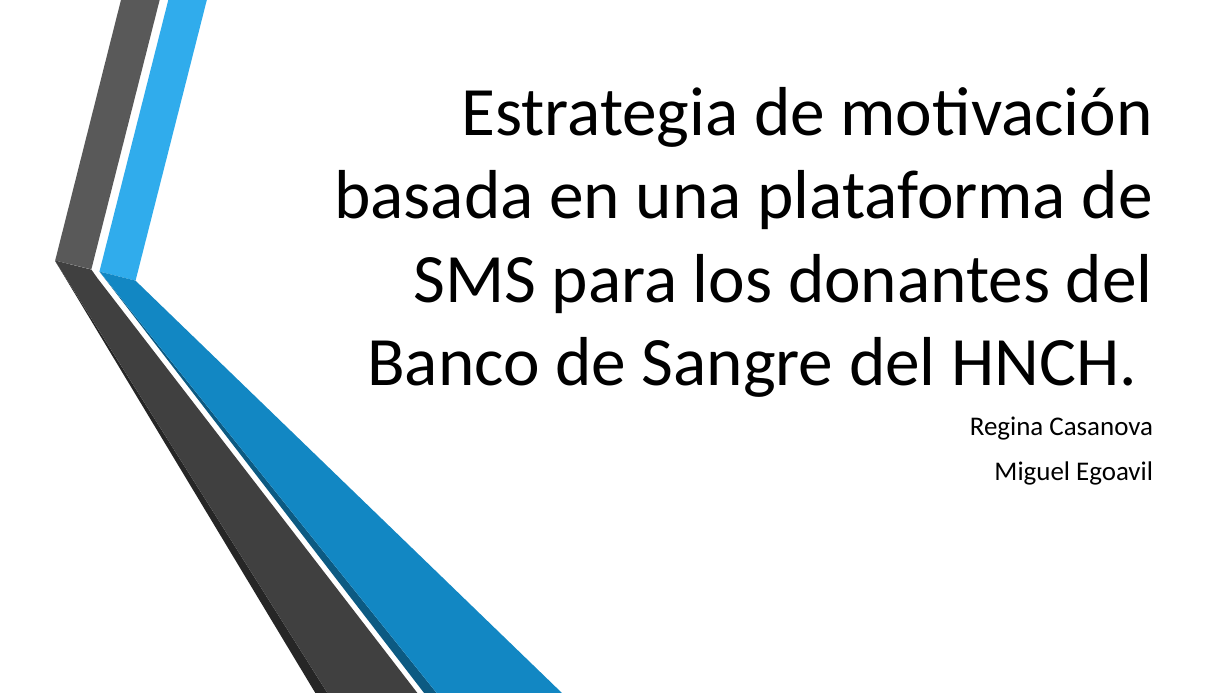
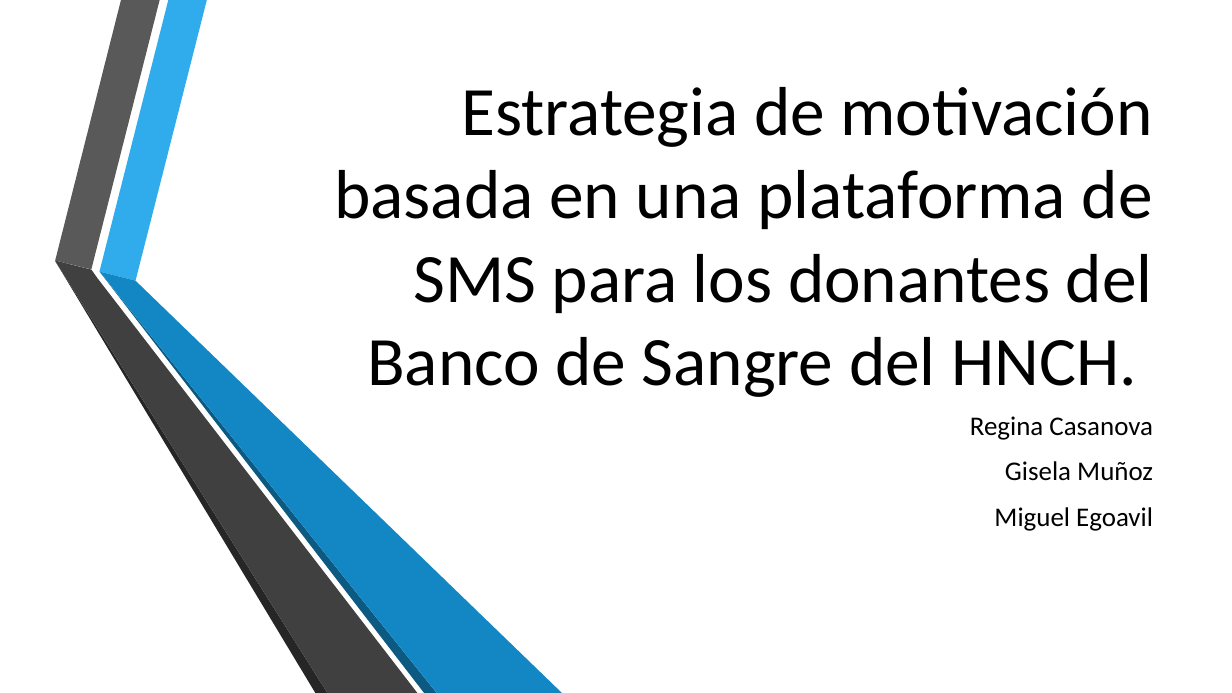
Before and after one commit to recasanova/proyecto_sangre, a slide deck: slide 1 of presentacion24ene.pptx. Drawn at 1232x693 pixels with LibreOffice and Linux fonts; fonts in the diff are those of the drawing; background and template pictures are left out. Boxes give left, top, right and bottom in pixels: in the first picture for what was removed or moved away, otherwise in the second. Text is boxed around its words. In the diff, an @@ line names an element or a change of style, - is before the commit and + after.

Commit message:
Cambios ppt

```diff
--- a/presentacion24ene.pptx
+++ b/presentacion24ene.pptx
@@ subtitle at [1005, 461, 1153, 481]: paragraph added @@
+Gisela Muñoz
```
Also in this commit, not shown: 1 other file.
